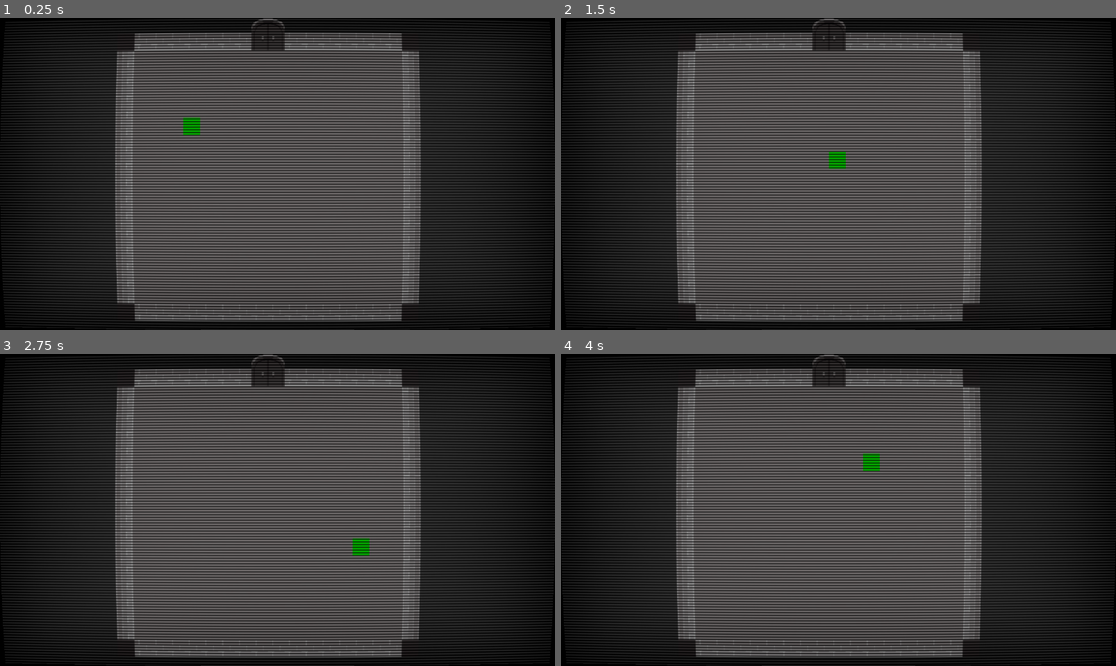
Above: before the commit, frames 1-4 (two rows, left to right).
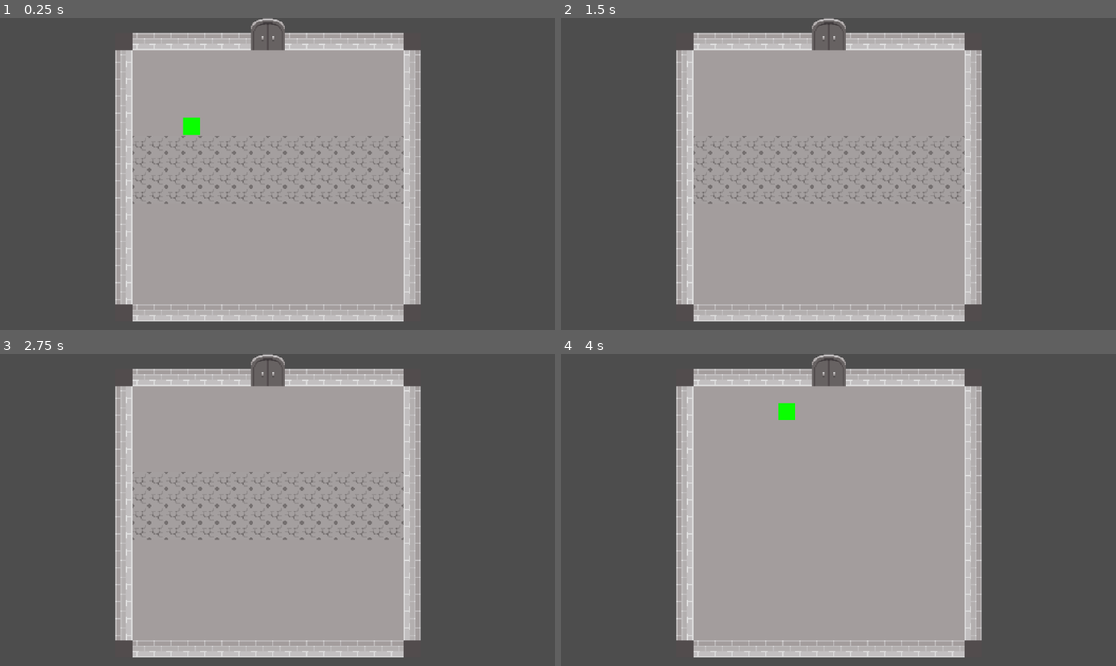
Above: after the commit, the same moments.

Repository: rddtz/gamejamplus
Game: Godot game, scene res://scenes/main.tscn
The game is run twice, just before and just after one commit, with the same random seed, the same clock (stepped at 60 frames per second) and the same inputs.
Inputs:
- Up to frame 1 (0.25 s): no input
- Up to frame 2 (1.5 s): tap Enter at 0.5 s; hold Right (RIGHT) 0.53-1.28 s; hold S (DOWN) from 1.28 s (still down)
- Up to frame 3 (2.75 s): release S (DOWN) at 2.03 s; hold Right (RIGHT) from 2.03 s (still down)
- Up to frame 4 (4 s): release Right (RIGHT) at 2.78 s; hold W (UP) 2.78-3.53 s; hold A (LEFT) from 3.53 s (still down)

The runs differ from the first frame. In frame 1, 100% of the frame differs, in the area x 0-100%, y 0-100%; in frame 2, 100%; in frame 3, 100%; in frame 4, 100%.

Commit message:
armadilha feita

Diff:
--- a/plus/scenes/armadilha-chao.tscn
+++ b/plus/scenes/armadilha-chao.tscn
@@ -1,5 +1,6 @@
-[gd_scene load_steps=8 format=3 uid="uid://cxwj846bjca2"]
+[gd_scene load_steps=9 format=3 uid="uid://cxwj846bjca2"]
 
+[ext_resource type="Script" path="res://scripts/armadilha_chao.gd" id="1_3xmyd"]
 [ext_resource type="Texture2D" uid="uid://ojbianr18fjo" path="res://assets/espinhos_teste.png" id="2_kgegh"]
 [ext_resource type="Texture2D" uid="uid://8w51h81jn3a0" path="res://assets/antes_espinhos_teste.png" id="3_4x4xa"]
 
@@ -54,6 +55,7 @@
 
 [sub_resource type="Animation" id="Animation_em2af"]
 resource_name = "life_span"
+length = 2.0
 tracks/0/type = "value"
 tracks/0/imported = false
 tracks/0/enabled = true
@@ -61,7 +63,7 @@
 tracks/0/interp = 1
 tracks/0/loop_wrap = true
 tracks/0/keys = {
-"times": PackedFloat32Array(0, 1),
+"times": PackedFloat32Array(0, 1.6),
 "transitions": PackedFloat32Array(1, 1),
 "update": 1,
 "values": [true, false]
@@ -73,10 +75,24 @@
 tracks/1/interp = 1
 tracks/1/loop_wrap = true
 tracks/1/keys = {
-"times": PackedFloat32Array(0, 1),
+"times": PackedFloat32Array(0, 1.6),
 "transitions": PackedFloat32Array(1, 1),
 "update": 1,
 "values": [&"surgindo", &"machucando"]
+}
+tracks/2/type = "method"
+tracks/2/imported = false
+tracks/2/enabled = true
+tracks/2/path = NodePath(".")
+tracks/2/interp = 1
+tracks/2/loop_wrap = true
+tracks/2/keys = {
+"times": PackedFloat32Array(2),
+"transitions": PackedFloat32Array(1),
+"values": [{
+"args": [],
+"method": &"destroy"
+}]
 }
 
 [sub_resource type="AnimationLibrary" id="AnimationLibrary_ict4c"]
@@ -87,6 +103,7 @@
 
 [node name="Armadilha-chao" type="Area2D"]
 position = Vector2(94, 62)
+script = ExtResource("1_3xmyd")
 
 [node name="AnimatedSprite2D" type="AnimatedSprite2D" parent="."]
 sprite_frames = SubResource("SpriteFrames_62jgt")
@@ -103,3 +120,4 @@
 libraries = {
 "": SubResource("AnimationLibrary_ict4c")
 }
+autoplay = "life_span"
--- a/plus/scenes/main.tscn
+++ b/plus/scenes/main.tscn
@@ -1,15 +1,19 @@
-[gd_scene load_steps=5 format=3 uid="uid://c62vvxatsst46"]
+[gd_scene load_steps=6 format=3 uid="uid://c62vvxatsst46"]
 
 [ext_resource type="PackedScene" uid="uid://bqqfwtxj0i78a" path="res://scenes/mapa_exemplo.tscn" id="1_dnd6x"]
 [ext_resource type="PackedScene" uid="uid://cuxa2y5u7l0y2" path="res://scenes/player.tscn" id="2_1m067"]
 [ext_resource type="PackedScene" uid="uid://dd5cfxjs31fh6" path="res://scenes/menu_pause.tscn" id="3_dm2on"]
 [ext_resource type="PackedScene" uid="uid://dmw2g5mla1o18" path="res://scenes/crt.tscn" id="4_na3c3"]
+[ext_resource type="PackedScene" uid="uid://cxwj846bjca2" path="res://scenes/armadilha-chao.tscn" id="5_5gg6g"]
 
 [node name="main" type="Node2D"]
 process_mode = 1
 
 [node name="Mapa_exemplo" parent="." instance=ExtResource("1_dnd6x")]
 position = Vector2(116, 99)
+
+[node name="Armadilha-chao" parent="." instance=ExtResource("5_5gg6g")]
+position = Vector2(212, 204)
 
 [node name="Player" parent="." instance=ExtResource("2_1m067")]
 position = Vector2(90, 109)
@@ -21,7 +25,17 @@
 offset_bottom = 849.0
 
 [node name="CRT" parent="." instance=ExtResource("4_na3c3")]
+visible = false
 
 [node name="Camera2D" type="Camera2D" parent="."]
 position = Vector2(221, 184)
 zoom = Vector2(2.2, 2.2)
+
+[node name="Armadilha-chao2" parent="." instance=ExtResource("5_5gg6g")]
+position = Vector2(212, 188)
+
+[node name="Armadilha-chao3" parent="." instance=ExtResource("5_5gg6g")]
+position = Vector2(212, 172)
+
+[node name="Armadilha-chao4" parent="." instance=ExtResource("5_5gg6g")]
+position = Vector2(212, 156)
--- a/plus/scenes/player.tscn
+++ b/plus/scenes/player.tscn
@@ -32,4 +32,4 @@
 position = Vector2(50, 30)
 shape = SubResource("RectangleShape2D_seueo")
 
-[connection signal="body_entered" from="Dano" to="." method="_on_dano_body_entered"]
+[connection signal="area_entered" from="Dano" to="." method="_on_dano_area_entered"]
--- /dev/null
+++ b/plus/scripts/armadilha_chao.gd
@@ -0,0 +1,15 @@
+extends Area2D
+
+
+# Called when the node enters the scene tree for the first time.
+func _ready() -> void:
+	pass # Replace with function body.
+
+
+# Called every frame. 'delta' is the elapsed time since the previous frame.
+func _process(delta: float) -> void:
+	pass
+
+
+func destroy():
+	queue_free()
--- a/plus/scripts/player.gd
+++ b/plus/scripts/player.gd
@@ -38,3 +38,8 @@
 	elif Input.is_action_just_pressed("DOWN") or (Input.is_action_pressed("DOWN") and !time_mov):
 		rayan.target_position = Vector2(0,16)
 		move()
+
+
+func _on_dano_area_entered(area: Area2D) -> void:
+	print(area.name)
+	get_tree().reload_current_scene()
